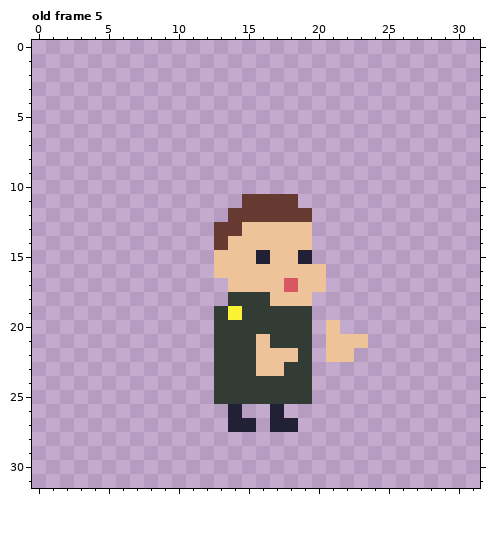
Two states of a pixel-art file, aseprite/hero.aseprite. This is how it looked before the edit.
32x32 pixels, 16 frames. Shown: old frame 5. The commit also changed other frames, which this record leaves out.
After the commit:
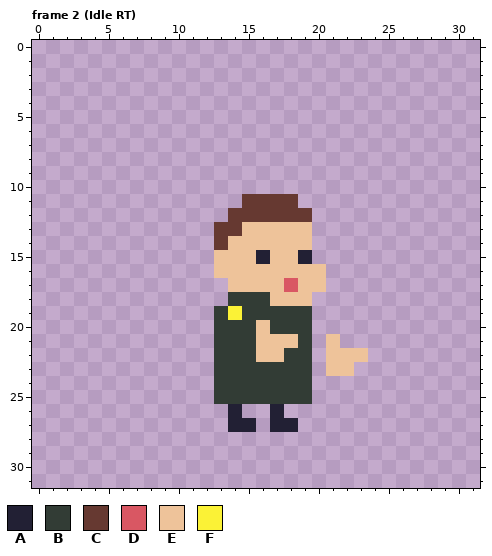
Palette (. is transparent): A #222034  B #323c35  C #663931  D #d95763  E #eec39a  F #fbf236
A new or re-ordered frame is compared with the old frame closest to it.
Commit message: human hero attack
What changed:
frames 16 -> 120
layer "Background/hands" added
layer "Body" added
layer "Foreground/hands" added
layer "kid" removed
--- frame 2 (Idle RT) is new; against old frame 5
@@ x 14..25 @@
 19 FBBBBB......
-20 BBBBBB.E....
-21 BBEBBB.EEE..
-22 BBEEEB.EE...
-23 BBEEBB......
+20 BBEBBB......
+21 BBEEEB.E....
+22 BBEEBB.EEE..
+23 BBBBBB.EE...
 24 BBBBBB......
Boxes around the changes in both pictures, in picture pixels (x1, y1, x2, y2):
changed: (256, 320, 368, 376)
